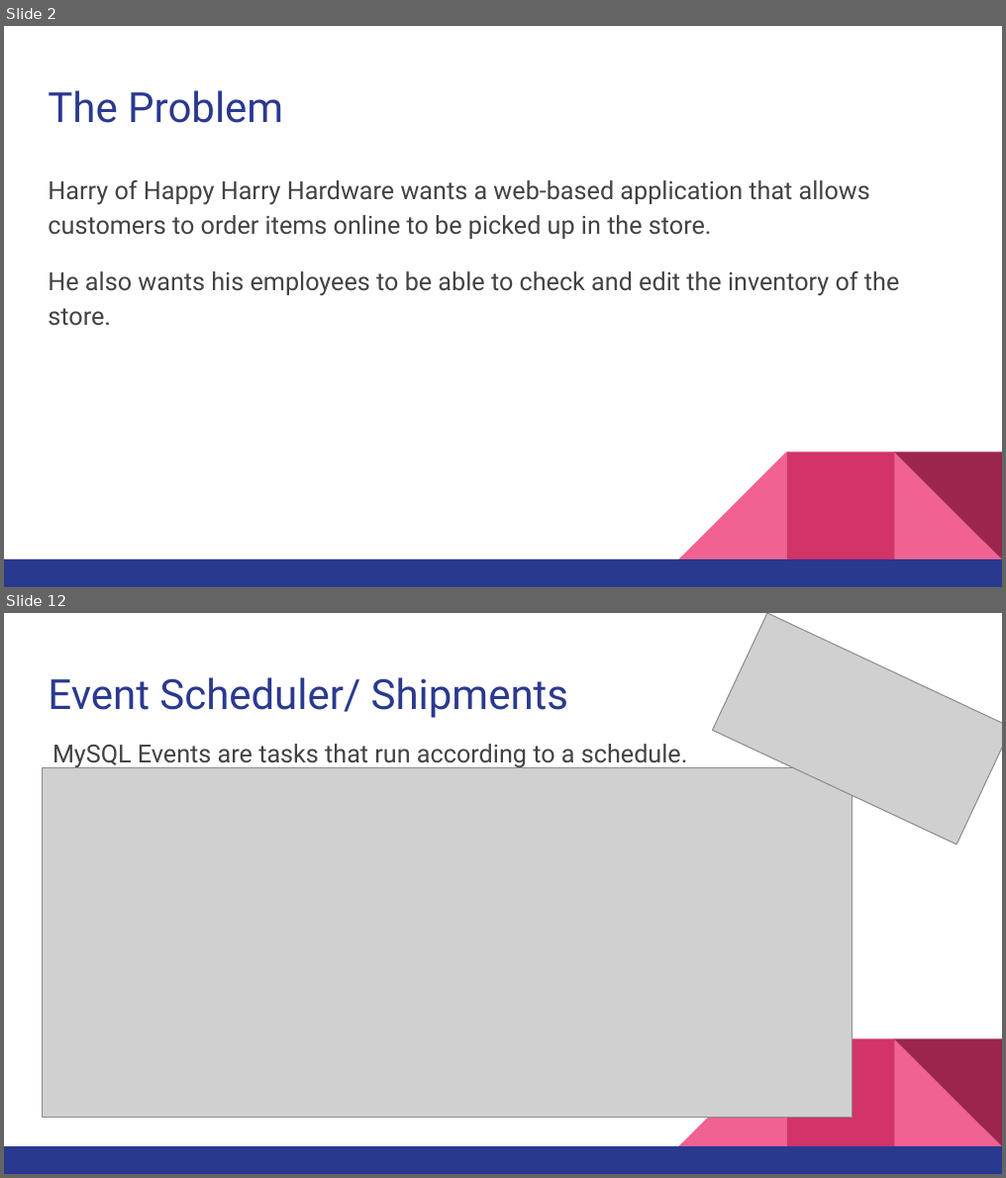
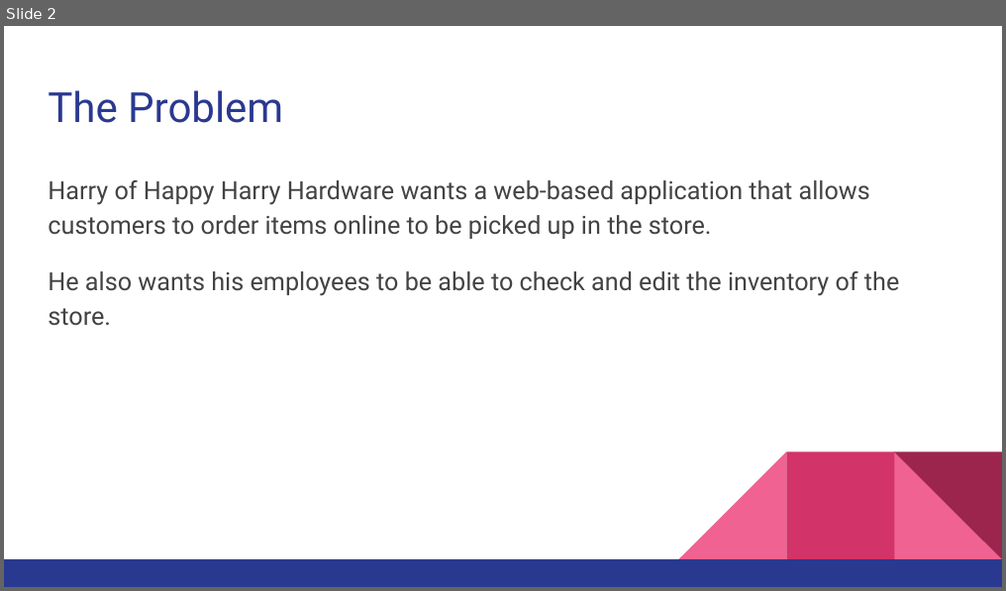
Before and after one commit to Mcowans/HappyHarryHWStore, a slide deck: Presentation.pptx. Shown one above the other, each under a label of ours: slides 2 and 12 before the commit, slide 2 after it; the slides between them are not shown. The pictures are 1006x1178 and 1006x591 pixels, drawn with LibreOffice and Linux fonts; fonts in the diff are those of the drawing; grey boxes stand for pictures. Boxes give left, top, right and bottom in pixels: in the first picture for what was removed or moved away, otherwise in the second. Text is boxed around its words. In the diff, an @@ line names an element or a change of style, - is before the commit and + after.

```diff
--- a/Presentation.pptx
+++ b/Presentation.pptx
@@ slide 12 removed at (x1=4, y1=613, x2=1002, y2=1174), background #FFFFFF; not listed: 5 template elements that a slide beside it also shows @@
@@ picture removed at (x1=713, y1=613, x2=1002, y2=845) @@
@@ title removed at (x1=48, y1=677, x2=568, y2=718) @@
-Event Scheduler/ Shipments
@@ text removed at (x1=53, y1=744, x2=688, y2=769) @@
-MySQL Events are tasks that run according to a schedule.
@@ picture removed at (x1=43, y1=767, x2=852, y2=1118) @@
```
Also in this commit, not shown: 11 slides added, 9 other slides removed.
